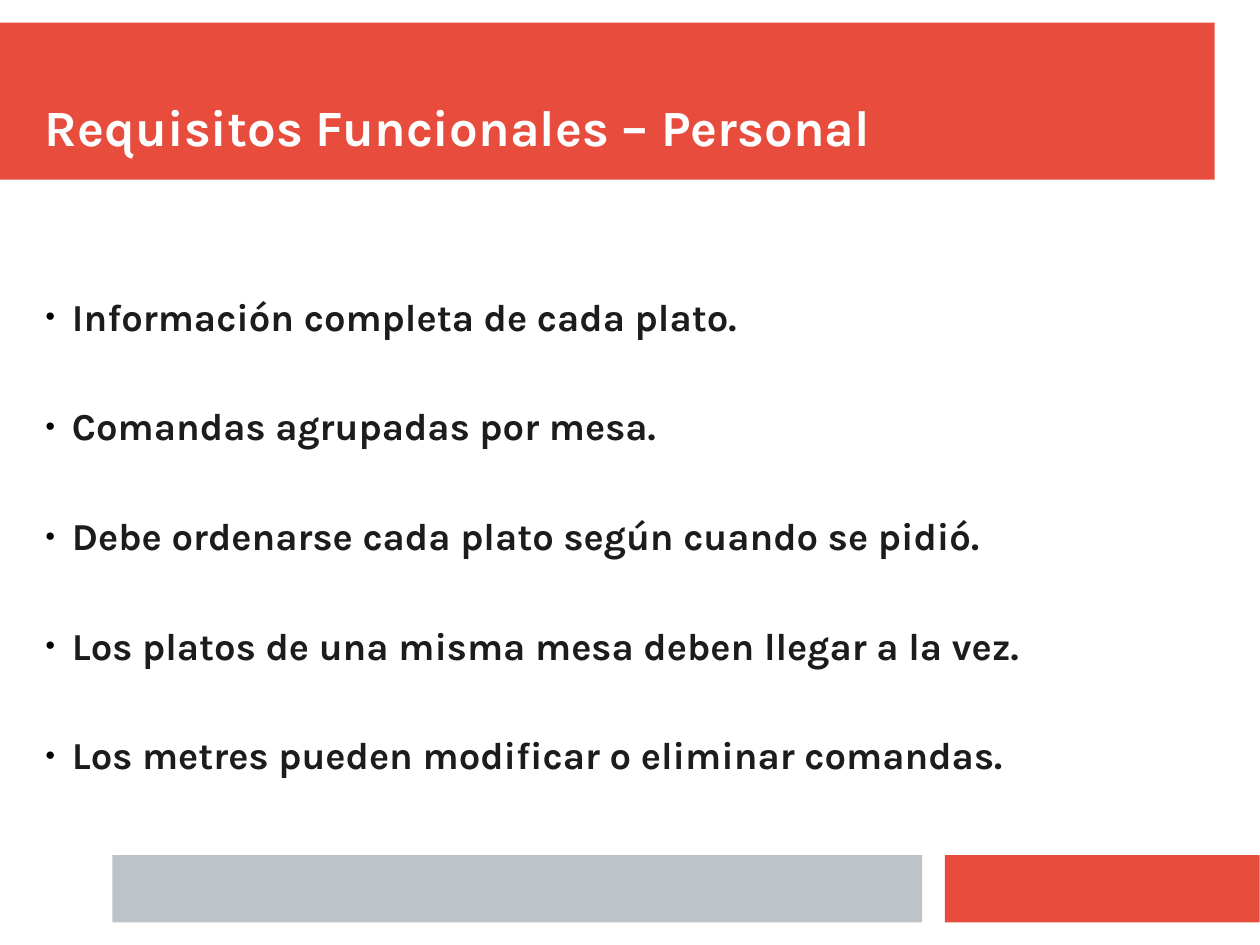
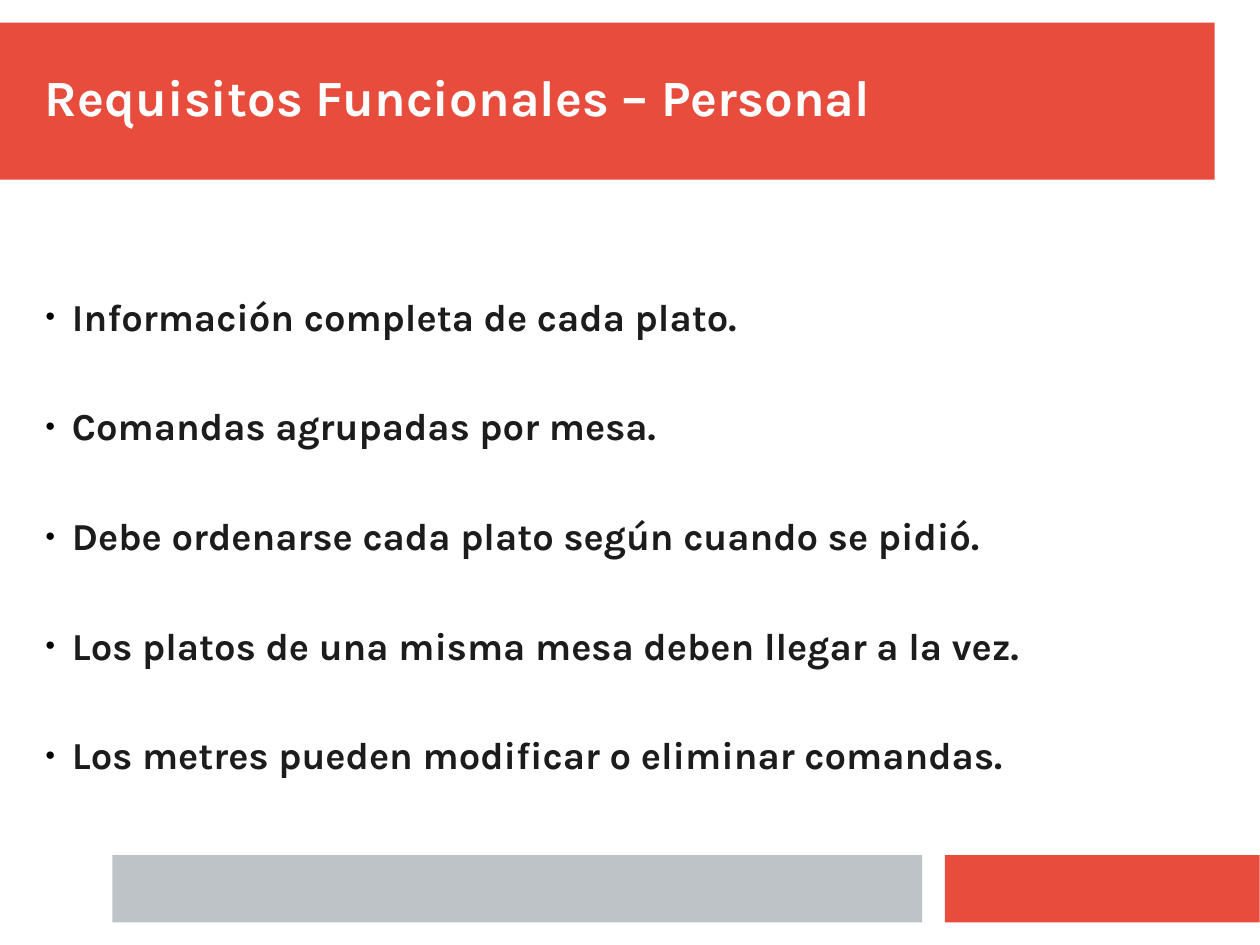
Before and after one commit to Juanba1998/APP-Restaurante, a slide deck: slide 13 of Material/Presentación/Presentacion Final.pptx. Drawn at 1260x945 pixels with LibreOffice and Linux fonts; fonts in the diff are those of the drawing. Boxes give left, top, right and bottom in pixels: in the first picture for what was removed or moved away, otherwise in the second. Text is boxed around its words. In the diff, an @@ line names an element or a change of style, - is before the commit and + after.

```diff
--- a/Material/Presentación/Presentacion Final.pptx
+++ b/Material/Presentación/Presentacion Final.pptx
@@ text "Requisitos Funcionales – Personal": place and size @@
-text "Requisitos Funcionales – Personal" at bbox=[45, 110, 870, 158]
+text "Requisitos Funcionales – Personal" at bbox=[45, 80, 870, 128]
@@ text "Requisitos Funcionales – Personal" at bbox=[45, 80, 870, 128]: vertical alignment bottom to middle @@
```
Also in this commit, not shown: 23 other slides changed.
